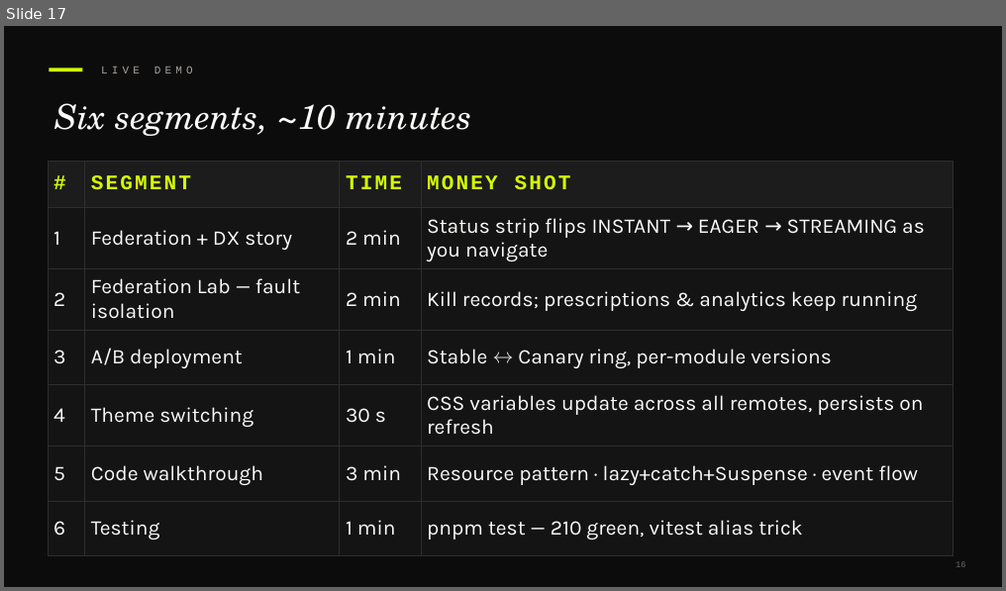
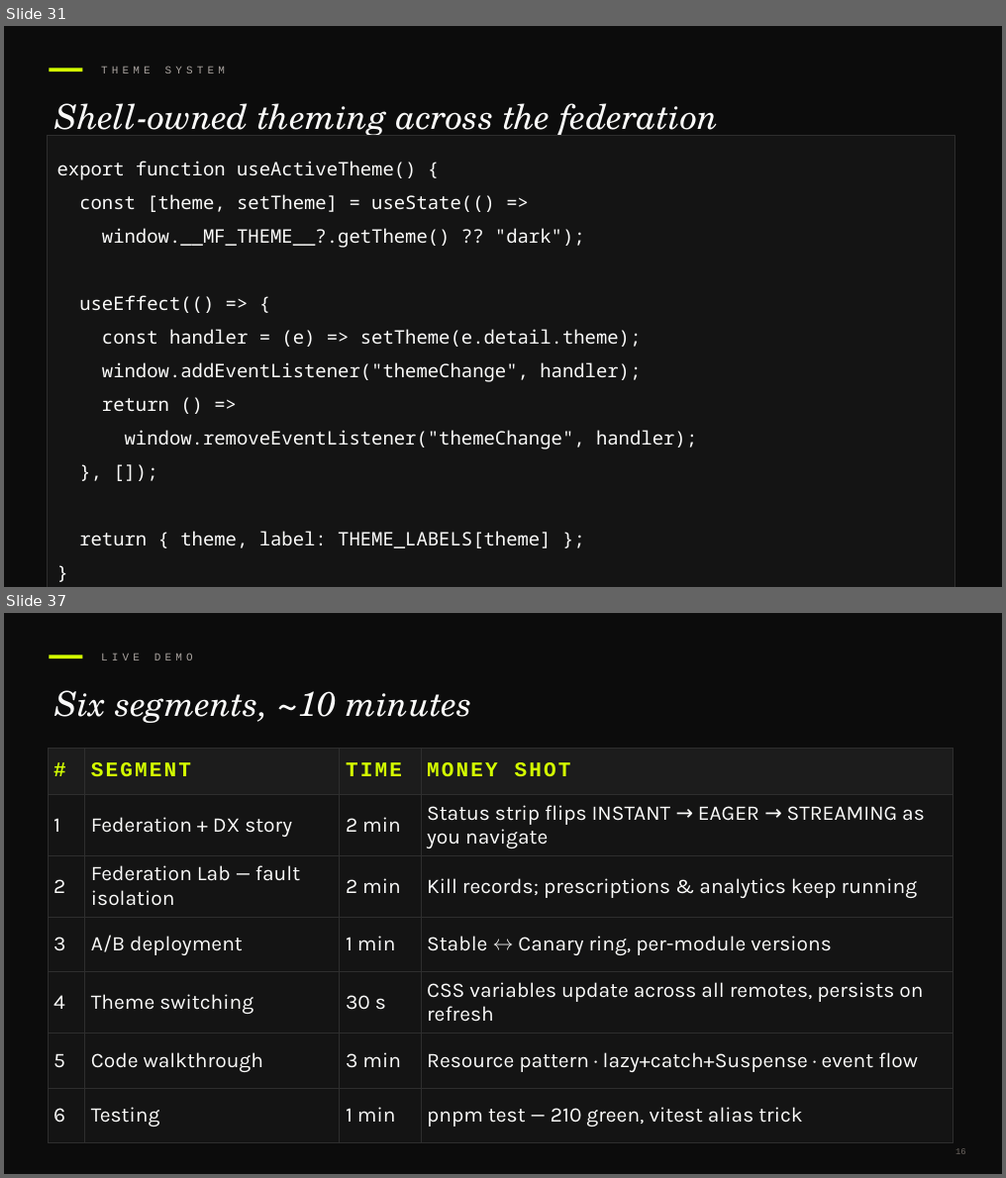
Before and after one commit to devlinduldulao/module-federation-demo, a slide deck: presentation/module-federation.pptx. Shown one above the other, each under a label of ours: slide 17 before the commit, slides 31 and 37 after it; the slides between them are not shown. The pictures are 1006x591 and 1006x1178 pixels, drawn with LibreOffice and Linux fonts; fonts in the diff are those of the drawing. Boxes give left, top, right and bottom in pixels: in the first picture for what was removed or moved away, otherwise in the second. Text is boxed around its words. In the diff, an @@ line names an element or a change of style, - is before the commit and + after.

```diff
--- a/presentation/module-federation.pptx
+++ b/presentation/module-federation.pptx
@@ slide 31 added at [4, 26, 1002, 587], background #0C0C0C @@
@@ rectangle added at [49, 68, 82, 72], fill #D4FF00 @@
@@ text added at [101, 66, 225, 74], 10.5 pt, text #A8A29E @@
+THEME SYSTEM
@@ text added at [54, 103, 719, 135], 33 pt, text #FAFAF9, italic @@
+Shell-owned theming across the federation
@@ rectangle added at [47, 136, 954, 587], fill #141414, outline #2E2E2E 0.75 pt, 18 pt, text #FAFAF9 @@
+export function useActiveTheme() {
+const [theme, setTheme] = useState(() =>
+window.__MF_THEME__?.getTheme() ?? "dark");
+useEffect(() => {
+const handler = (e) => setTheme(e.detail.theme);
+window.addEventListener("themeChange", handler);
+return () =>
+window.removeEventListener("themeChange", handler);
+}, []);
+return { theme, label: THEME_LABELS[theme] };
+}
@@ what was slide 17 is now slide 37 @@
```
Also in this commit, not shown: 13 slides changed, 21 other slides added, 1 other file.
